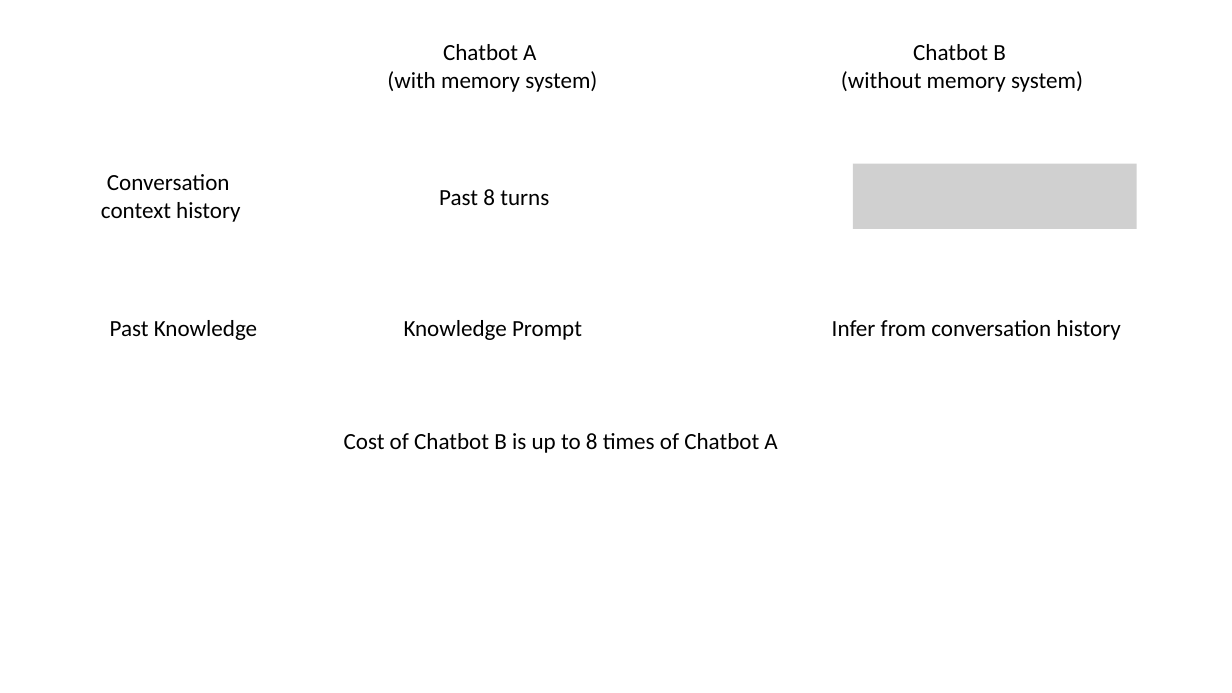
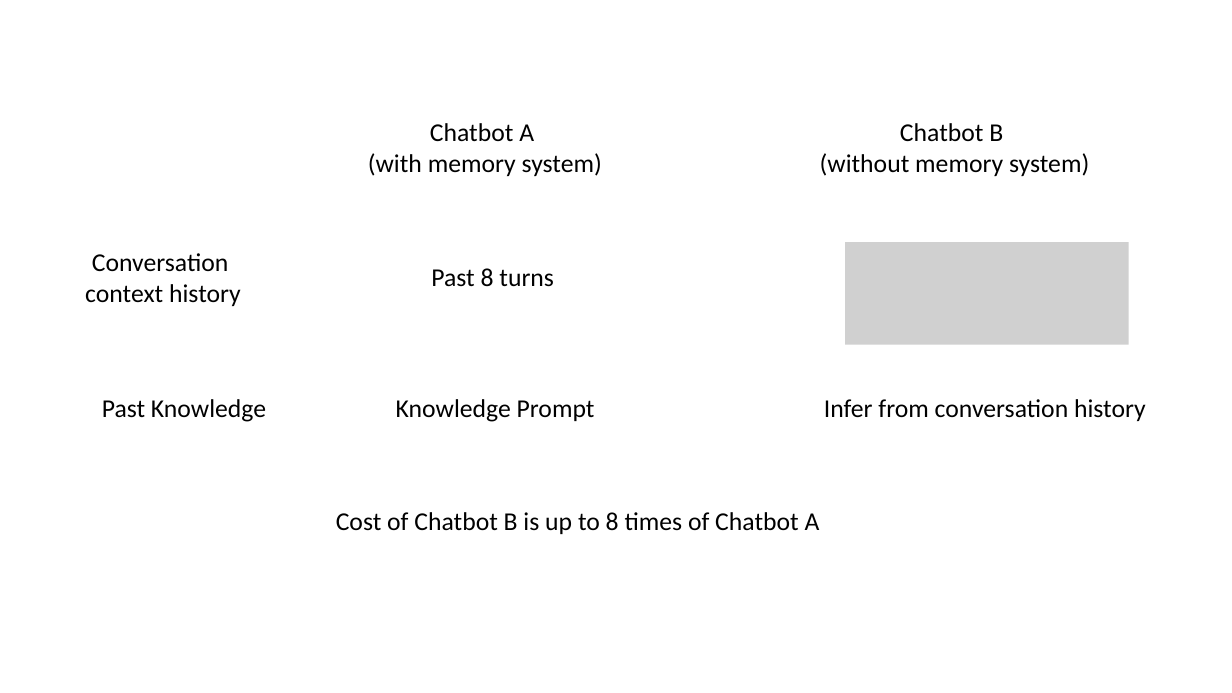
Before and after one commit to Astonzzh/slide, a slide deck: slide 50 of presentation1.pptx (slide 49 before the commit). Drawn at 1232x693 pixels with LibreOffice and Linux fonts; fonts in the diff are those of the drawing; grey boxes stand for pictures. Boxes give left, top, right and bottom in pixels: in the first picture for what was removed or moved away, otherwise in the second. Text is boxed around its words. In the diff, an @@ line names an element or a change of style, - is before the commit and + after.

```diff
--- a/presentation1.pptx
+++ b/presentation1.pptx
@@ text "Chatbot A": place and size @@
-text "Chatbot A" at [387,44,597,92]
+text "Chatbot A" at [368,123,602,176]
@@ text "Chatbot B": place and size @@
-text "Chatbot B" at [841,44,1083,92]
+text "Chatbot B" at [820,123,1089,176]
@@ picture removed at [853,164,1137,229] @@
@@ text "Conversation": place and size @@
-text "Conversation" at [101,174,240,222]
+text "Conversation" at [85,253,241,306]
@@ text "Past 8 turns": place and size @@
-text "Past 8 turns" at [439,189,549,205]
+text "Past 8 turns" at [431,268,554,287]
@@ picture added at [846,242,1129,345] @@
@@ text "Past Knowledge": place and size @@
-text "Past Knowledge" at [110,320,257,340]
+text "Past Knowledge" at [102,399,266,422]
@@ text "Knowledge Prompt": place and size @@
-text "Knowledge Prompt" at [404,320,582,340]
+text "Knowledge Prompt" at [396,399,595,422]
@@ size 18 to 20 pt in 8 elements at [368,123,602,176], [820,123,1089,176], [102,399,266,422], [85,253,241,306], [336,512,820,534], [431,268,554,287], [396,399,595,422], [824,399,1146,421] @@
@@ text "Infer from conversation history": place and size @@
-text "Infer from conversation history" at [832,320,1120,340]
+text "Infer from conversation history" at [824,399,1146,421]
@@ text "Cost of Chatbot B is ...": place and size @@
-text "Cost of Chatbot B is ..." at [344,433,777,453]
+text "Cost of Chatbot B is ..." at [336,512,820,534]
```
Also in this commit, not shown: 30 other slides changed, 2 slides added, 1 slide removed.
